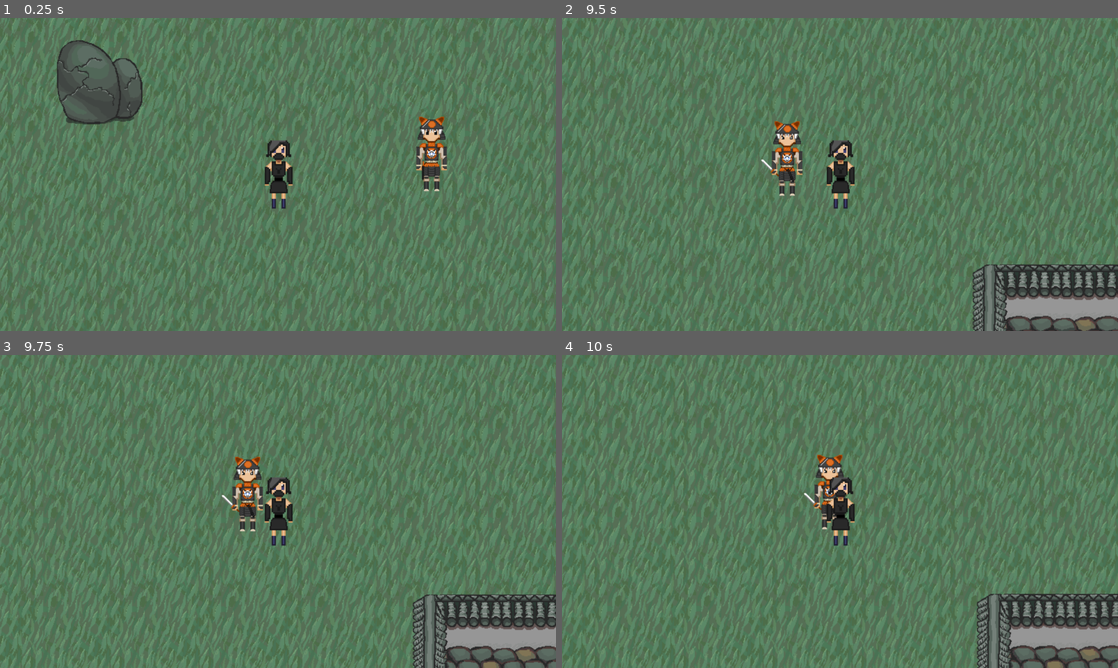
Above: before the commit, frames 1-4 (two rows, left to right).
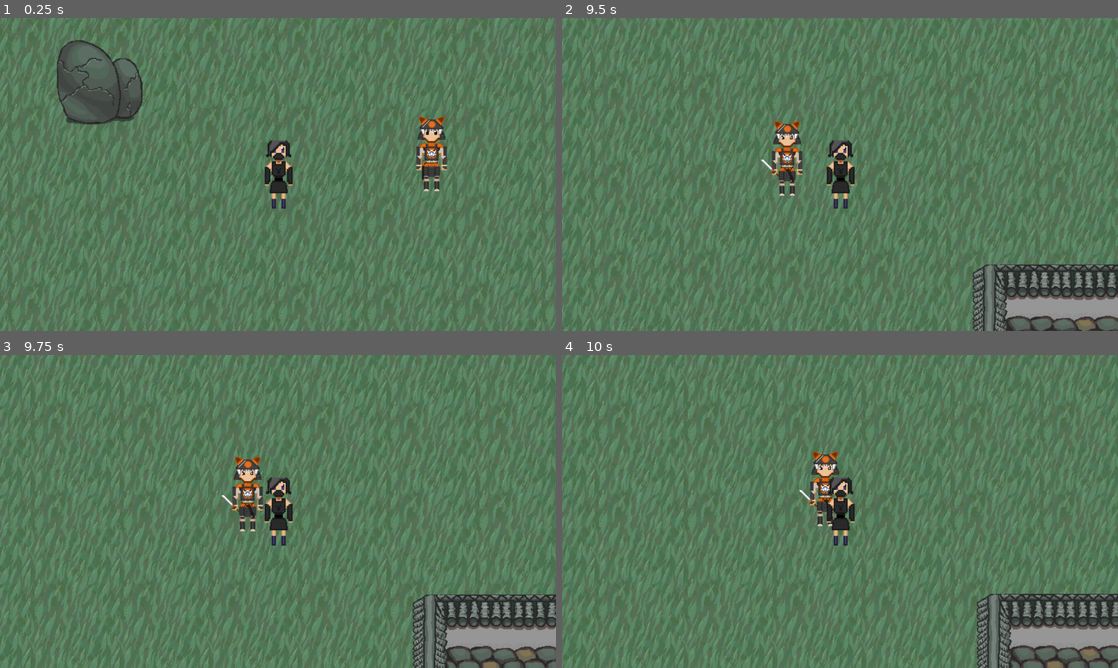
Above: after the commit, the same moments.

Repository: acknapp/silent-return
Game: Godot game, scene res://Main.tscn
Same seed, same stepped clock (60 frames per second), same inputs: the game is played once before the commit and once after it.
Inputs:
- Up to frame 1 (0.25 s): no input
- Up to frame 2 (9.5 s): tap Enter (ui_accept) at 0.5, 0.77, 1.52, 3.02, 3.77, 4.52, 6.02, 6.77, 7.52, 9.02 s; hold Right (ui_right) 0.53-1.28 s; hold D (disguise_dragon) 0.53-1.28 s; hold Down (ui_down) 1.28-2.03 s; tap T (disguise_tiger) every 1.5 s from 1.35 to 8.85 s; hold Right (ui_right) 2.03-2.78 s; hold D (disguise_dragon) 2.03-2.78 s; hold Up (ui_up) 2.78-3.53 s; hold D (disguise_dragon) 3.53-4.28 s; hold Left (ui_left) 3.53-5.03 s; hold Down (ui_down) 5.03-5.78 s; hold D (disguise_dragon) 5.03-5.78 s; hold Right (ui_right) 5.78-6.53 s; hold Up (ui_up) 6.53-7.28 s; hold D (disguise_dragon) 6.53-7.28 s; hold Right (ui_right) 7.28-8.03 s; hold Down (ui_down) 8.03-8.78 s; hold D (disguise_dragon) 8.03-8.78 s; hold Left (ui_left) from 8.78 s (still down)
- Up to frame 3 (9.75 s): release Left (ui_left) at 9.53 s; hold Up (ui_up) from 9.53 s (still down); hold D (disguise_dragon) from 9.53 s (still down)
- Up to frame 4 (10 s): keep holding Up (ui_up); keep holding D (disguise_dragon); tap Enter (ui_accept) at 9.77 s

Frames 1-3 are identical in both runs. In frame 4, 0.8% of the frame differs, in the area x 42-51%, y 30-56%.

Commit message:
all enemy world collision shapes cover their feet

Diff:
--- a/Enemies/GreyDragonAshigaru.tscn
+++ b/Enemies/GreyDragonAshigaru.tscn
@@ -19,8 +19,8 @@
 } ]
 
 [sub_resource type="CapsuleShape2D" id=2]
-radius = 13.5195
-height = 71.3136
+radius = 11.0
+height = 26.961
 
 [sub_resource type="CapsuleShape2D" id=4]
 radius = 15.767
@@ -46,18 +46,30 @@
 animation = "idle"
 
 [node name="CollisionShape2D" parent="." index="1"]
+position = Vector2( 0, 50 )
+rotation = 1.5708
 shape = SubResource( 2 )
+
+[node name="Hurtbox" parent="." index="2"]
+visible = false
 
 [node name="CollisionShape2D" parent="Hurtbox" index="0"]
 shape = SubResource( 4 )
 
+[node name="HitBox" parent="." index="3"]
+visible = false
+
 [node name="CollisionShape2D" parent="HitBox" index="0"]
 shape = SubResource( 3 )
+
+[node name="SoftCollision" parent="." index="4"]
+visible = false
 
 [node name="CollisionShape2D" parent="SoftCollision" index="0"]
 shape = SubResource( 5 )
 
 [node name="PlayerDetectionZone" parent="." index="5"]
+visible = false
 collision_mask = 130
 
 [node name="CollisionShape2D" parent="PlayerDetectionZone" index="0"]
--- a/Enemies/GreyDragonSamurai.tscn
+++ b/Enemies/GreyDragonSamurai.tscn
@@ -19,8 +19,8 @@
 } ]
 
 [sub_resource type="CapsuleShape2D" id=1]
-radius = 13.9158
-height = 76.0815
+radius = 7.0
+height = 32.0
 
 [sub_resource type="CapsuleShape2D" id=5]
 radius = 21.4668
@@ -46,18 +46,30 @@
 animation = "idle"
 
 [node name="CollisionShape2D" parent="." index="1"]
+position = Vector2( 0, 50 )
+rotation = 1.5708
 shape = SubResource( 1 )
+
+[node name="Hurtbox" parent="." index="2"]
+visible = false
 
 [node name="CollisionShape2D" parent="Hurtbox" index="0"]
 shape = SubResource( 5 )
 
+[node name="HitBox" parent="." index="3"]
+visible = false
+
 [node name="CollisionShape2D" parent="HitBox" index="0"]
 shape = SubResource( 2 )
+
+[node name="SoftCollision" parent="." index="4"]
+visible = false
 
 [node name="CollisionShape2D" parent="SoftCollision" index="0"]
 shape = SubResource( 3 )
 
 [node name="PlayerDetectionZone" parent="." index="5"]
+visible = false
 collision_mask = 130
 
 [node name="CollisionShape2D" parent="PlayerDetectionZone" index="0"]
--- a/Enemies/WhiteTigerAshigaru.tscn
+++ b/Enemies/WhiteTigerAshigaru.tscn
@@ -19,8 +19,8 @@
 } ]
 
 [sub_resource type="CapsuleShape2D" id=2]
-radius = 12.7704
-height = 62.3237
+radius = 8.0
+height = 34.0
 
 [sub_resource type="CapsuleShape2D" id=5]
 radius = 14.2687
@@ -46,17 +46,31 @@
 animation = "idle"
 
 [node name="CollisionShape2D" parent="." index="1"]
+position = Vector2( 0, 50 )
+rotation = 1.5708
 shape = SubResource( 2 )
+
+[node name="Hurtbox" parent="." index="2"]
+visible = false
 
 [node name="CollisionShape2D" parent="Hurtbox" index="0"]
 shape = SubResource( 5 )
+
+[node name="HitBox" parent="." index="3"]
+visible = false
 
 [node name="CollisionShape2D" parent="HitBox" index="0"]
 position = Vector2( 1.49831, 0 )
 shape = SubResource( 3 )
 
+[node name="SoftCollision" parent="." index="4"]
+visible = false
+
 [node name="CollisionShape2D" parent="SoftCollision" index="0"]
 shape = SubResource( 4 )
+
+[node name="PlayerDetectionZone" parent="." index="5"]
+visible = false
 
 [node name="CollisionShape2D" parent="PlayerDetectionZone" index="0"]
 shape = SubResource( 6 )
--- a/Enemies/WhiteTigerSamurai.tscn
+++ b/Enemies/WhiteTigerSamurai.tscn
@@ -19,6 +19,7 @@
 } ]
 
 [sub_resource type="CapsuleShape2D" id=9]
+radius = 8.99996
 height = 24.0
 
 [sub_resource type="CapsuleShape2D" id=8]
@@ -48,7 +49,7 @@
 animation = "idle"
 
 [node name="CollisionShape2D" parent="." index="1"]
-position = Vector2( 0, 46 )
+position = Vector2( 0, 50 )
 rotation = 1.5708
 shape = SubResource( 9 )
 
@@ -57,6 +58,9 @@
 
 [node name="CollisionShape2D" parent="Hurtbox" index="0"]
 shape = SubResource( 8 )
+
+[node name="HitBox" parent="." index="3"]
+visible = false
 
 [node name="CollisionShape2D" parent="HitBox" index="0"]
 shape = SubResource( 7 )
